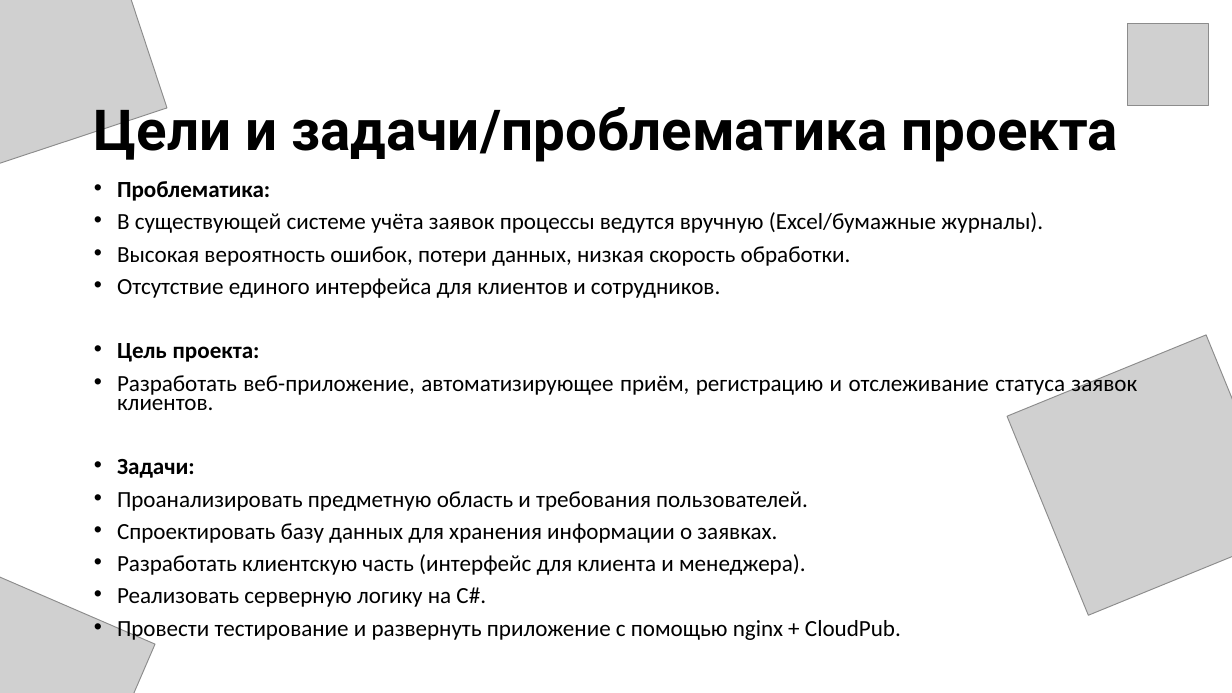
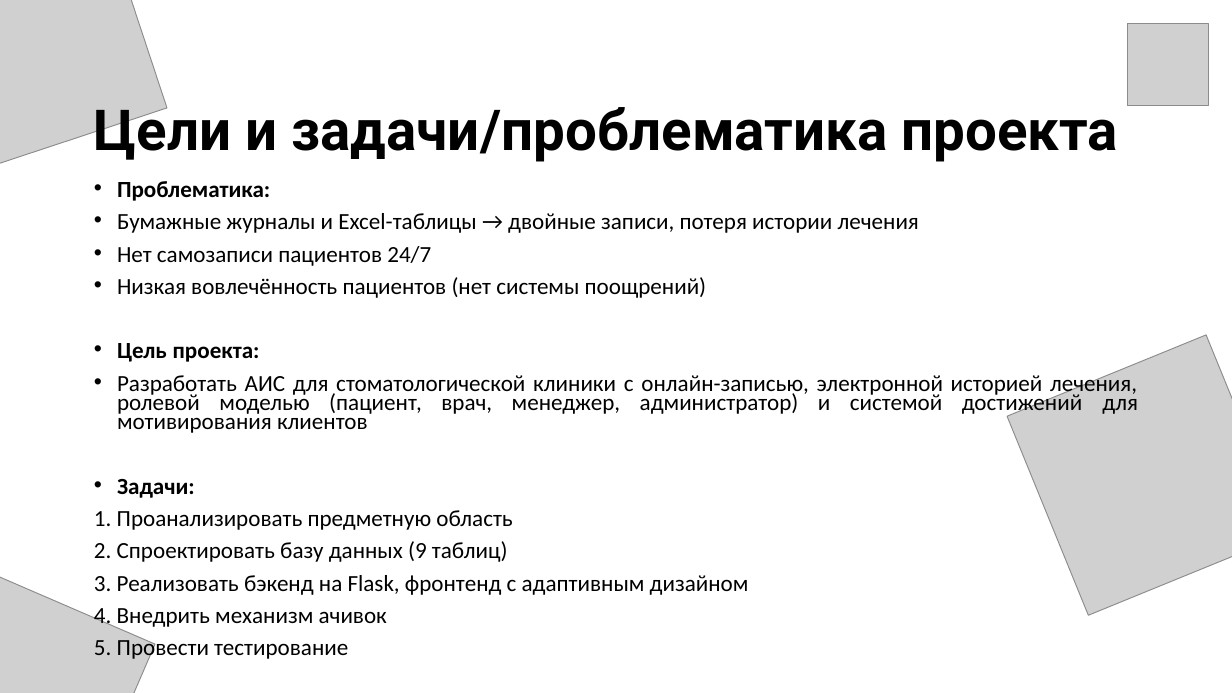
Before and after one commit to KaratiNOZ/diplom4ik, a slide deck: slide 3 of ПРЕЗЕНТАЦИЯ.pptx. Drawn at 1232x693 pixels with LibreOffice and Linux fonts; fonts in the diff are those of the drawing; grey boxes stand for pictures. Boxes give left, top, right and bottom in pixels: in the first picture for what was removed or moved away, otherwise in the second. Text is boxed around its words. In the diff, an @@ line names an element or a change of style, - is before the commit and + after.

```diff
--- a/ПРЕЗЕНТАЦИЯ.pptx
+++ b/ПРЕЗЕНТАЦИЯ.pptx
@@ text at <box>117,213,919,298</box>: text changed @@
-• В существующей системе учёта заявок процессы ведутся вручную (Excel/бумажные журналы).
-• Высокая вероятность ошибок, потери данных, низкая скорость обработки.
-• Отсутствие единого интерфейса для клиентов и сотрудников.
+• Бумажные журналы и Excel-таблицы → двойные записи, потеря истории лечения
+• Нет самозаписи пациентов 24/7
+• Низкая вовлечённость пациентов (нет системы поощрений)
@@ text at <box>117,371,1138,433</box>: text changed @@
-• Разработать веб-приложение, автоматизирующее приём, регистрацию и отслеживание статуса заявок клиентов.
+• Разработать АИС для стоматологической клиники с онлайн-записью, электронной историей лечения, ролевой моделью (пациент, врач, менеджер, администратор) и системой достижений для мотивирования клиентов
@@ text at <box>94,510,749,662</box>: text changed @@
-• Проанализировать предметную область и требования пользователей.
-• Спроектировать базу данных для хранения информации о заявках.
-• Разработать клиентскую часть (интерфейс для клиента и менеджера).
-• Реализовать серверную логику на C#.
-• Провести тестирование и развернуть приложение с помощью nginx + CloudPub.
+1. Проанализировать предметную область
+2. Спроектировать базу данных (9 таблиц)
+3. Реализовать бэкенд на Flask, фронтенд с адаптивным дизайном
+4. Внедрить механизм ачивок
+5. Провести тестирование
```
Also in this commit, not shown: 8 other slides changed, 13 other files.
